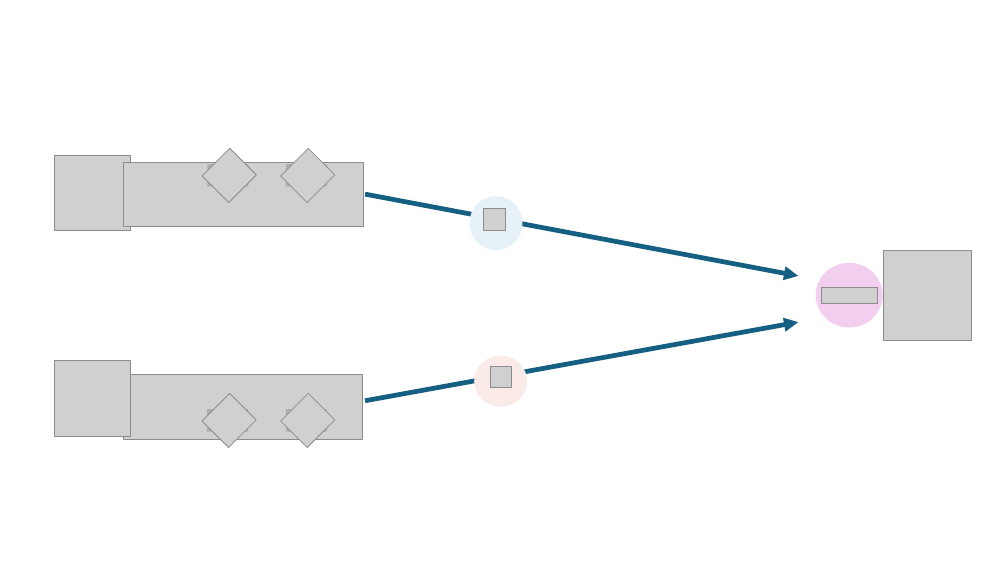
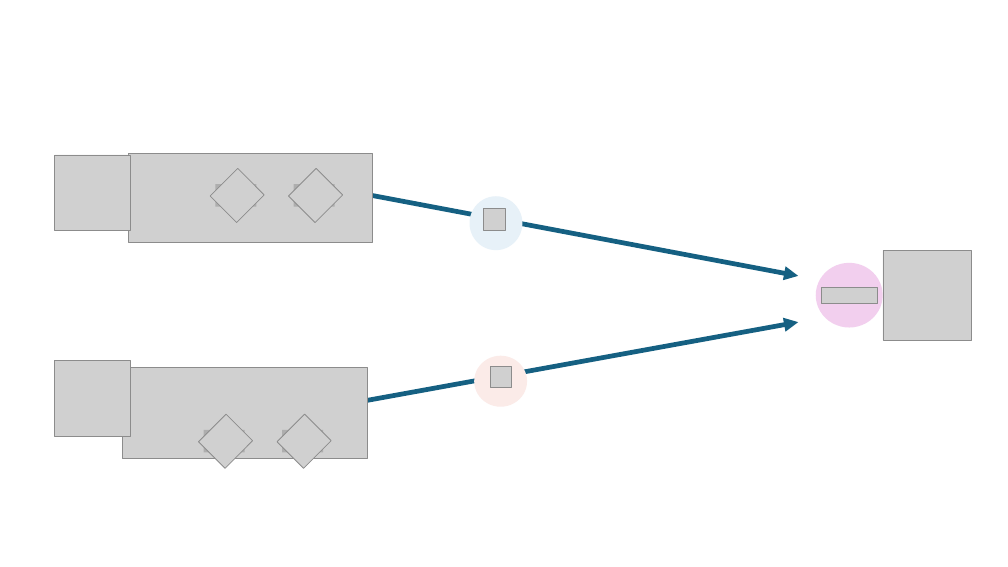
Before and after one commit to vantage6/vantage6-workshop, a slide deck: slide 6 of slides/chapter_1_PET_intro_pictures.pptx. Drawn at 1008x567 pixels with LibreOffice and Linux fonts; fonts in the diff are those of the drawing; grey boxes stand for pictures. Boxes give left, top, right and bottom in pixels: in the first picture for what was removed or moved away, otherwise in the second. Text is boxed around its words. In the diff, an @@ line names an element or a change of style, - is before the commit and + after.

```diff
--- a/slides/chapter_1_PET_intro_pictures.pptx
+++ b/slides/chapter_1_PET_intro_pictures.pptx
@@ picture: place and size @@
-picture at <box>123,163,363,226</box>
+picture at <box>129,153,373,242</box>
@@ picture: place and size @@
-picture at <box>203,148,257,203</box>
+picture at <box>210,169,265,223</box>
@@ 2 rectangles, 1 picture: place and size @@
-2 rectangles, 1 picture at <box>207,148,335,203</box>
+2 rectangles, 1 picture at <box>216,169,343,223</box>
@@ picture: place and size @@
-picture at <box>123,374,362,439</box>
+picture at <box>123,368,368,459</box>
@@ 2 pictures, 2 rectangles: place and size @@
-2 pictures, 2 rectangles at <box>202,393,335,448</box>
+2 pictures, 2 rectangles at <box>199,414,332,469</box>
```
Also in this commit, not shown: 7 other slides changed, 2 slides added, 1 slide removed, 2 other files.
